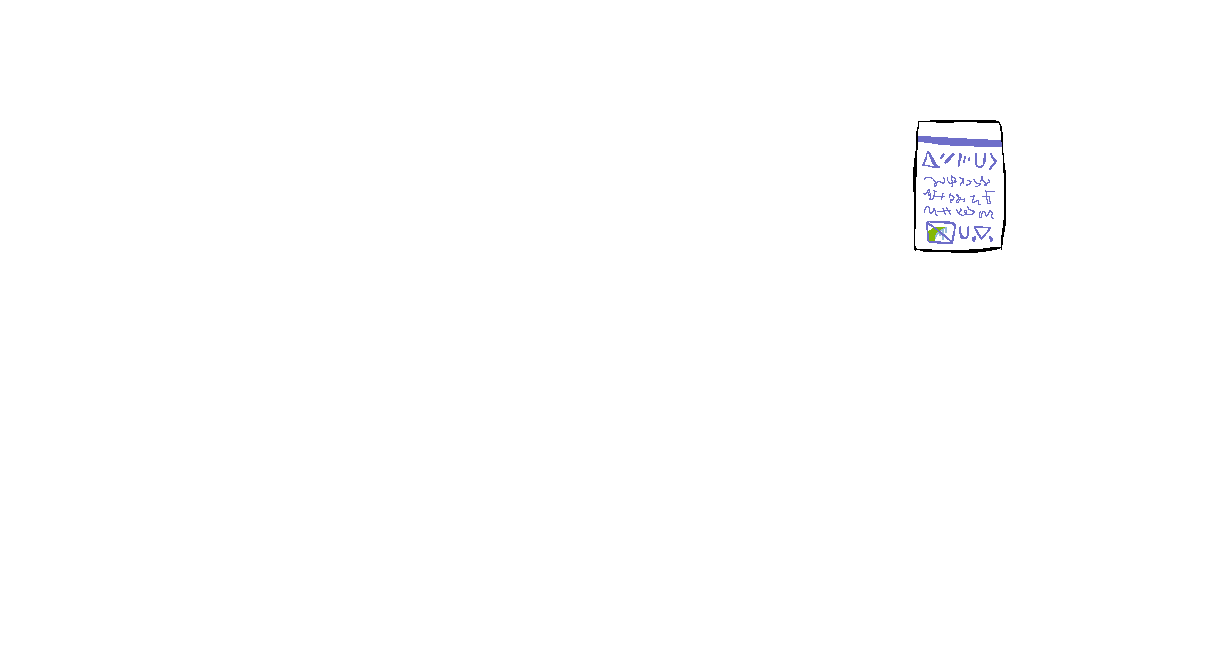
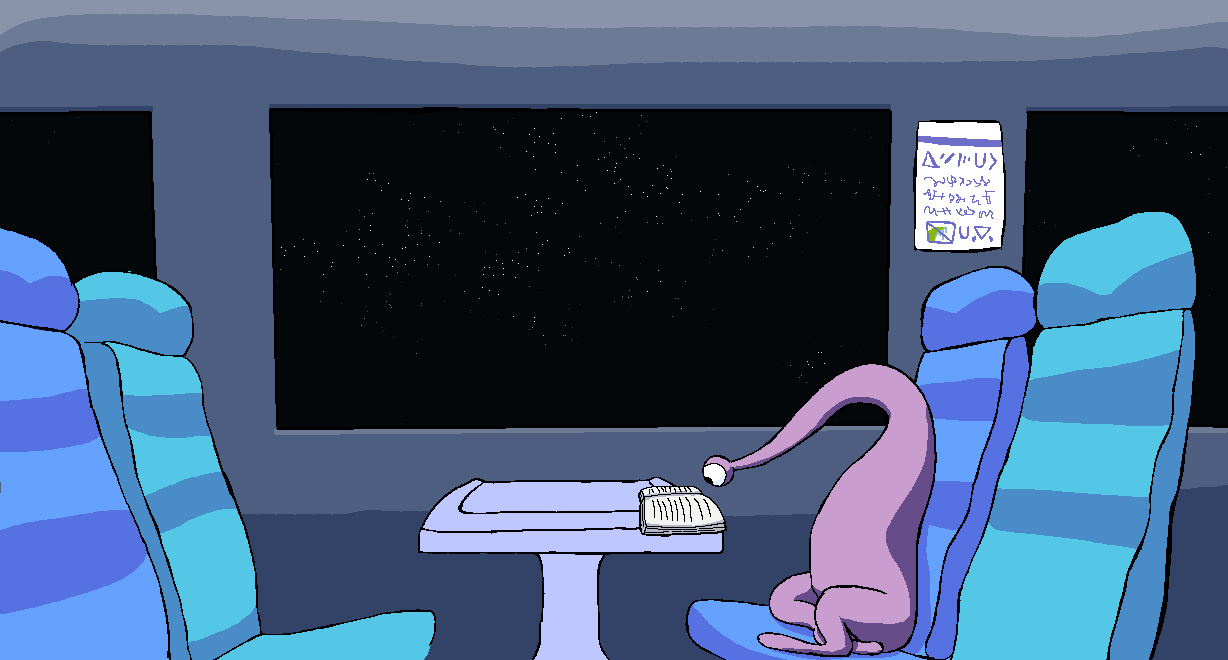
Layer changes from the first (1228, 660) image to the second:
showed "book" over 638, 486, 727, 537
showed "bookcolor" over 638, 486, 727, 537
showed "creature" over 702, 362, 937, 657
showed "creature color" over 702, 362, 937, 657
showed "chair right close" over 0, 225, 171, 660
showed "CHAIR RIGHRT CLOSE C L9R" over 0, 227, 170, 660
showed "chair right far" over 73, 271, 436, 660
showed "Layer" over 62, 271, 436, 660
showed "TABLE" over 418, 477, 724, 660
showed "Layer #2" over 418, 478, 723, 660
showed "chair left close" over 950, 210, 1200, 660
showed "Layer #1" over 950, 212, 1200, 660
showed "chair left far" over 413, 266, 1037, 660
showed "CHAIR LEFT FAR COLOR" over 687, 266, 1037, 660
showed "BG" over 0, 0, 1228, 660
showed "intro_bg_back.png" over 0, 0, 1228, 660
showed "Background" over 0, 0, 1228, 660
